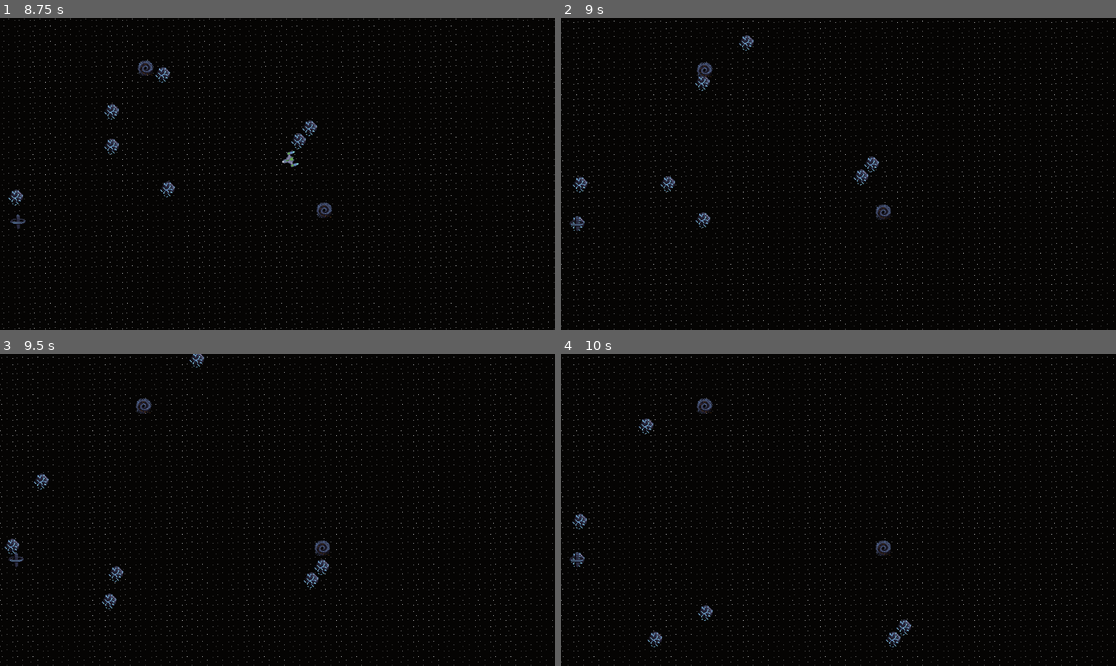
Above: before the commit, frames 1-4 (two rows, left to right).
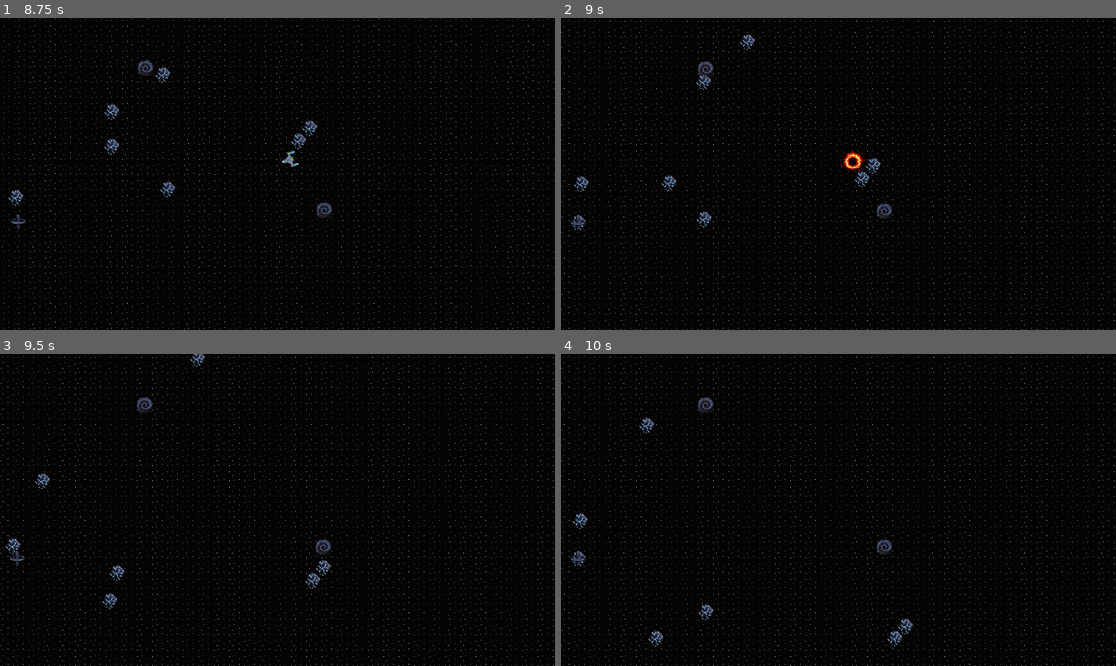
Above: after the commit, the same moments.

Repository: JoshPattman/microjam-034
Game: Godot game, scene res://scenes/game.tscn
Two runs of this game, one before a commit and one after it. Both use one fixed random seed, a clock stepped at 60 frames per second and the inputs below.
Inputs:
- Up to frame 1 (8.75 s): hold D (player_right) 0.53-1.28 s; tap Shift (player_boost) every 1.5 s from 0.6 to 8.1 s; hold S (player_back) 1.28-2.03 s; tap Ctrl (player_break) every 1.5 s from 1.35 to 7.35 s; hold D (player_right) 2.03-2.78 s; hold W (player_forward) 2.78-3.53 s; hold A (player_left) 3.53-5.03 s; hold S (player_back) 5.03-5.78 s; hold D (player_right) 5.78-6.53 s; hold W (player_forward) 6.53-7.28 s; hold D (player_right) 7.28-8.03 s; hold S (player_back) from 8.03 s (still down)
- Up to frame 2 (9 s): release S (player_back) at 8.78 s; hold A (player_left) from 8.78 s (still down); tap Ctrl (player_break) at 8.85 s
- Up to frame 3 (9.5 s): keep holding A (player_left)
- Up to frame 4 (10 s): release A (player_left) at 9.53 s; hold W (player_forward) from 9.53 s (still down); tap Shift (player_boost) at 9.6 s

Frame 1 is identical in both runs. In frame 2, 4.5% of the frame differs, in the area x 0-100%, y 0-100%; in frame 3, 4.3%; in frame 4, 4.3%.

Commit message:
ship blow up

Diff:
--- /dev/null
+++ b/godot/game_objects/explosion.gd
@@ -0,0 +1,5 @@
+extends Node2D
+
+func _ready() -> void:
+	$AnimatedSprite2D.animation_finished.connect(queue_free)
+	$AnimatedSprite2D.play()
--- /dev/null
+++ b/godot/game_objects/explosion.tscn
@@ -0,0 +1,89 @@
+[gd_scene load_steps=14 format=3 uid="uid://fflvvbkq6cur"]
+
+[ext_resource type="Texture2D" uid="uid://b3myg6yq4sjea" path="res://sprites/boom.png" id="1_11h51"]
+[ext_resource type="Script" uid="uid://fg6vlahu3one" path="res://game_objects/explosion.gd" id="1_mpahj"]
+
+[sub_resource type="AtlasTexture" id="AtlasTexture_mpahj"]
+atlas = ExtResource("1_11h51")
+region = Rect2(0, 0, 36, 36)
+
+[sub_resource type="AtlasTexture" id="AtlasTexture_1eu3y"]
+atlas = ExtResource("1_11h51")
+region = Rect2(36, 0, 36, 36)
+
+[sub_resource type="AtlasTexture" id="AtlasTexture_qtcyw"]
+atlas = ExtResource("1_11h51")
+region = Rect2(72, 0, 36, 36)
+
+[sub_resource type="AtlasTexture" id="AtlasTexture_oamqn"]
+atlas = ExtResource("1_11h51")
+region = Rect2(108, 0, 36, 36)
+
+[sub_resource type="AtlasTexture" id="AtlasTexture_7v7sc"]
+atlas = ExtResource("1_11h51")
+region = Rect2(144, 0, 36, 36)
+
+[sub_resource type="AtlasTexture" id="AtlasTexture_fj27i"]
+atlas = ExtResource("1_11h51")
+region = Rect2(0, 36, 36, 36)
+
+[sub_resource type="AtlasTexture" id="AtlasTexture_gyxmg"]
+atlas = ExtResource("1_11h51")
+region = Rect2(36, 36, 36, 36)
+
+[sub_resource type="AtlasTexture" id="AtlasTexture_jtsw0"]
+atlas = ExtResource("1_11h51")
+region = Rect2(72, 36, 36, 36)
+
+[sub_resource type="AtlasTexture" id="AtlasTexture_jcswr"]
+atlas = ExtResource("1_11h51")
+region = Rect2(108, 36, 36, 36)
+
+[sub_resource type="AtlasTexture" id="AtlasTexture_4f33y"]
+atlas = ExtResource("1_11h51")
+region = Rect2(144, 36, 36, 36)
+
+[sub_resource type="SpriteFrames" id="SpriteFrames_ynohc"]
+animations = [{
+"frames": [{
+"duration": 1.0,
+"texture": SubResource("AtlasTexture_mpahj")
+}, {
+"duration": 1.0,
+"texture": SubResource("AtlasTexture_1eu3y")
+}, {
+"duration": 1.0,
+"texture": SubResource("AtlasTexture_qtcyw")
+}, {
+"duration": 1.0,
+"texture": SubResource("AtlasTexture_oamqn")
+}, {
+"duration": 1.0,
+"texture": SubResource("AtlasTexture_7v7sc")
+}, {
+"duration": 1.0,
+"texture": SubResource("AtlasTexture_fj27i")
+}, {
+"duration": 1.0,
+"texture": SubResource("AtlasTexture_gyxmg")
+}, {
+"duration": 1.0,
+"texture": SubResource("AtlasTexture_jtsw0")
+}, {
+"duration": 1.0,
+"texture": SubResource("AtlasTexture_jcswr")
+}, {
+"duration": 1.0,
+"texture": SubResource("AtlasTexture_4f33y")
+}],
+"loop": false,
+"name": &"default",
+"speed": 30.0
+}]
+
+[node name="Explosion" type="Node2D"]
+script = ExtResource("1_mpahj")
+
+[node name="AnimatedSprite2D" type="AnimatedSprite2D" parent="."]
+texture_filter = 1
+sprite_frames = SubResource("SpriteFrames_ynohc")
--- a/godot/game_objects/player.tscn
+++ b/godot/game_objects/player.tscn
@@ -1,6 +1,7 @@
-[gd_scene load_steps=5 format=3 uid="uid://c8jr51j6ge7n0"]
+[gd_scene load_steps=6 format=3 uid="uid://c8jr51j6ge7n0"]
 
 [ext_resource type="Script" uid="uid://df8g3j31hj85f" path="res://scripts/player.gd" id="1_a4hy7"]
+[ext_resource type="PackedScene" uid="uid://fflvvbkq6cur" path="res://game_objects/explosion.tscn" id="2_7o085"]
 [ext_resource type="Texture2D" uid="uid://bdn0w0j4u4ui4" path="res://sprites/ship001.png" id="2_hy5qn"]
 
 [sub_resource type="Curve" id="Curve_0rdlk"]
@@ -13,6 +14,7 @@
 [node name="Player" type="CharacterBody2D"]
 script = ExtResource("1_a4hy7")
 linear_drag = SubResource("Curve_0rdlk")
+explosion = ExtResource("2_7o085")
 maintain_constant_time = true
 metadata/_custom_type_script = "uid://df8g3j31hj85f"
 
--- a/godot/scripts/custom_rb.gd
+++ b/godot/scripts/custom_rb.gd
@@ -17,11 +17,18 @@
 
 var local_gravity_accel: Vector2 = Vector2()
 
+# This function should use gme time velocity and is passed in game time delta
+func _move_and_slide(delta: float) -> void:
+	move_and_slide()
+
 # Override this to do physics
 func _custom_physics_process(delta: float) -> void:
 	pass
 
 func _custom_process(delta: float) -> void:
+	pass
+
+func _custom_post_physics_process(delta: float) -> void:
 	pass
 
 func _process(delta: float) -> void:
@@ -41,7 +48,7 @@
 	if !maintain_constant_time:
 		tm /= player_time_mult
 	var real_delta = delta * tm
-	_custom_physics_process(delta*tm)
+	_custom_physics_process(real_delta)
 
 	add_force(local_gravity_accel)
 
@@ -53,7 +60,9 @@
 
 	rotation += real_angular_velocity * real_delta
 	velocity = real_velocity * tm
-	move_and_slide()
+	_move_and_slide(delta)
+
+	_custom_post_physics_process(real_delta)
 
 	_total_real_force = Vector2()
 	_total_real_torque = 0
--- a/godot/scripts/player.gd
+++ b/godot/scripts/player.gd
@@ -12,6 +12,8 @@
 @export var linear_drag_amount: float = 5
 @export var angular_drag_amount: float = 2.5
 
+@export var explosion: PackedScene
+
 var is_boost: bool = false:
 	set(new):
 		if new:
@@ -21,6 +23,16 @@
 
 func _ready() -> void:
 	add_to_group("player")
+
+func _move_and_slide(delta: float) -> void:
+	var col = move_and_collide(delta * velocity)
+	if col != null:
+		var explosion_instance = explosion.instantiate()
+		if explosion_instance is Node2D:
+			explosion_instance.position = position
+			explosion_instance.scale *= 2
+		add_sibling(explosion_instance)
+		queue_free()
 
 func _custom_physics_process(delta: float) -> void:
 	var booster = 0.0
@@ -51,7 +63,3 @@
 
 	add_force(-linear_total_slowdown * real_velocity)
 	add_torque(-breaker * real_angular_velocity * max_angular_breaker_power - real_angular_velocity * angular_drag_amount)
-
-	for i in range(get_slide_collision_count()):
-		var col = get_slide_collision(i)
-		queue_free()
Not shown, added: godot/game_objects/explosion.gd.uid
Binary file added: godot/sprites/boom.jpg
Not shown, added: godot/sprites/boom.jpg.import
Binary file added: godot/sprites/boom.png
Not shown, added: godot/sprites/boom.png.import
